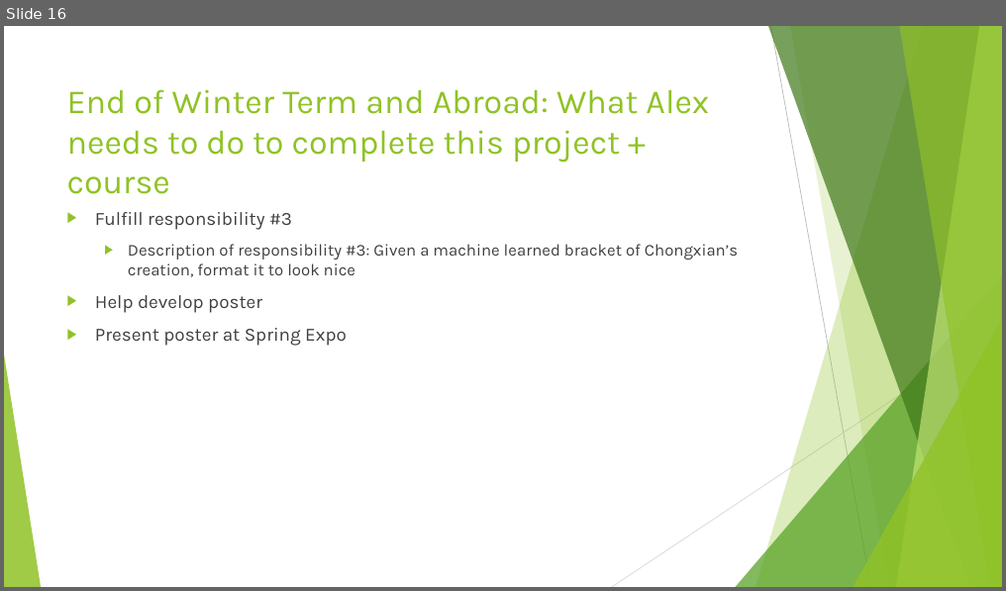
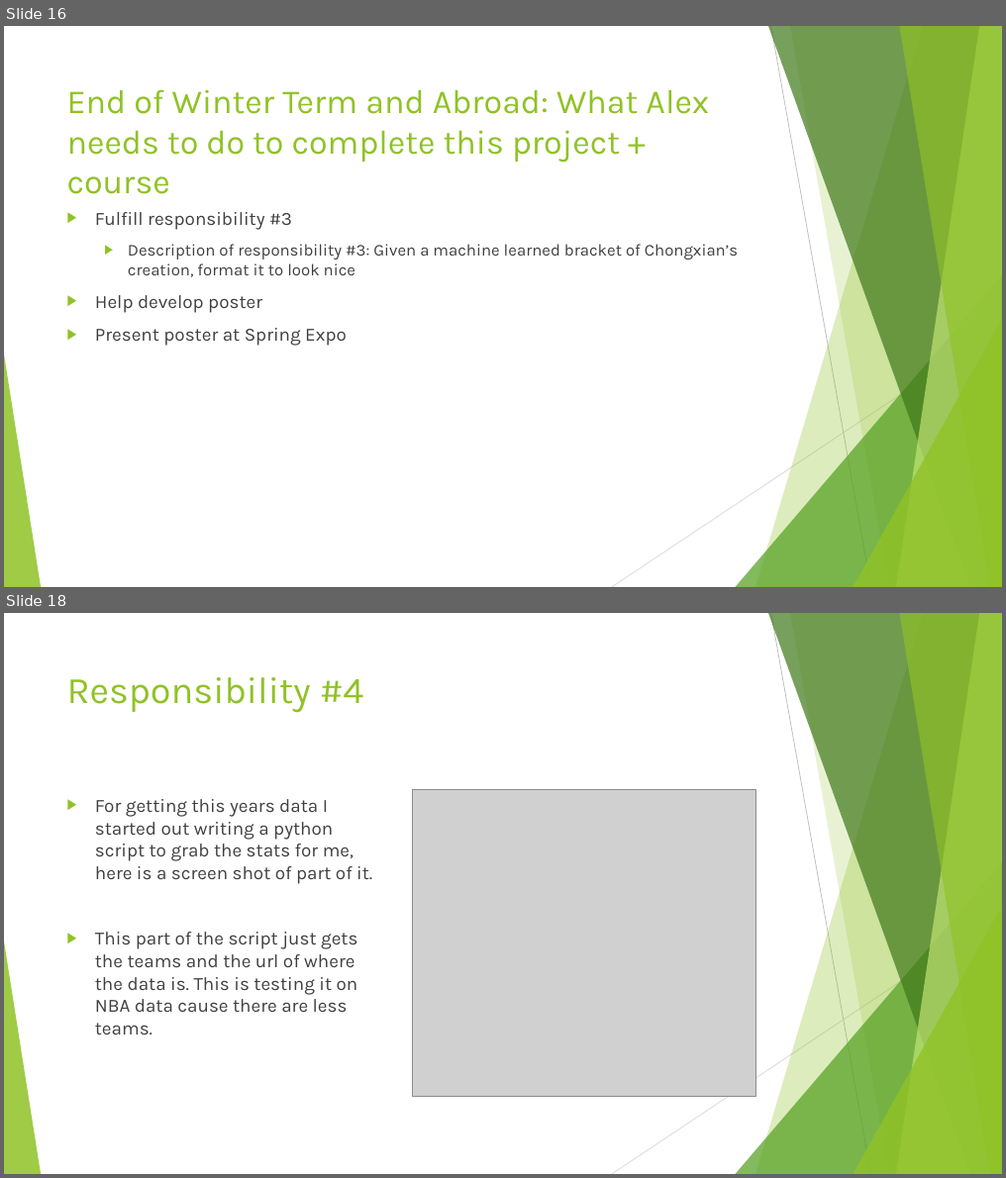
Before and after one commit to AlexDCraig/senior-capstone-project, a slide deck: progressReportWinterTerm/AlexHofferWinterTermProgReport.pptx. Shown one above the other, each under a label of ours: slide 16 before the commit, slides 16 and 18 after it; the slides between them are not shown. The pictures are 1006x591 and 1006x1178 pixels, drawn with LibreOffice and Linux fonts; fonts in the diff are those of the drawing; grey boxes stand for pictures. Boxes give left, top, right and bottom in pixels: in the first picture for what was removed or moved away, otherwise in the second. Text is boxed around its words. In the diff, an @@ line names an element or a change of style, - is before the commit and + after.

```diff
--- a/progressReportWinterTerm/AlexHofferWinterTermProgReport.pptx
+++ b/progressReportWinterTerm/AlexHofferWinterTermProgReport.pptx
@@ slide 18 added at (4,613,1002,1174), background #FFFFFF; not listed: 10 template elements that a slide beside it also shows @@
@@ title added at (67,677,364,713), 36 pt, text #90C226 @@
+Responsibility #4
@@ picture added at (413,789,757,1096) @@
@@ text added at (95,799,372,1035), 18 pt, text #404040 @@
+▶ For getting this years data I started out writing a python script to grab the stats for me, here is a screen shot of part of it.
+▶ This part of the script just gets the teams and the url of where the data is. This is testing it on NBA data cause there are less teams.
```
Also in this commit, not shown: 2 other slides added.
